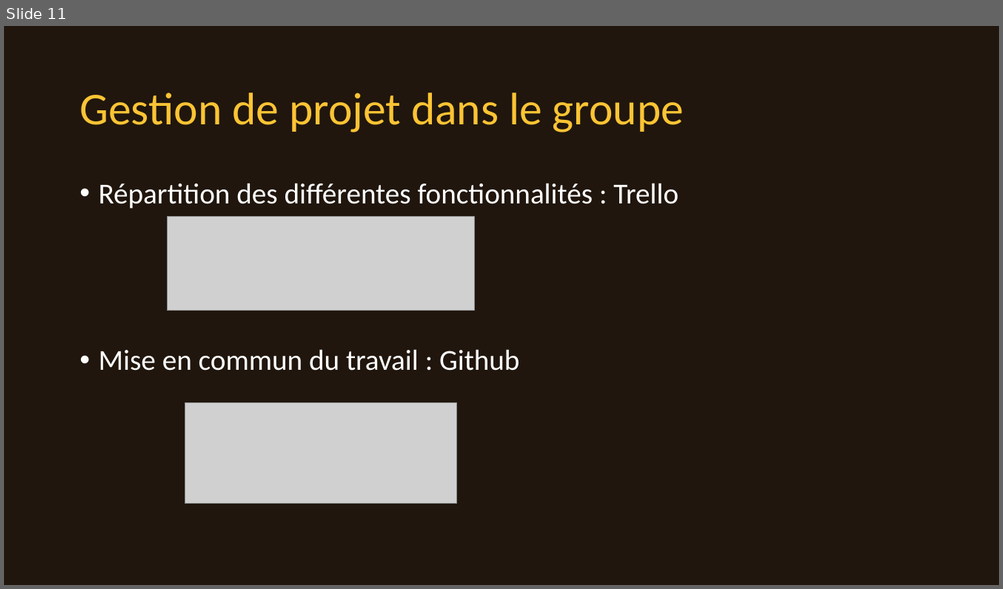
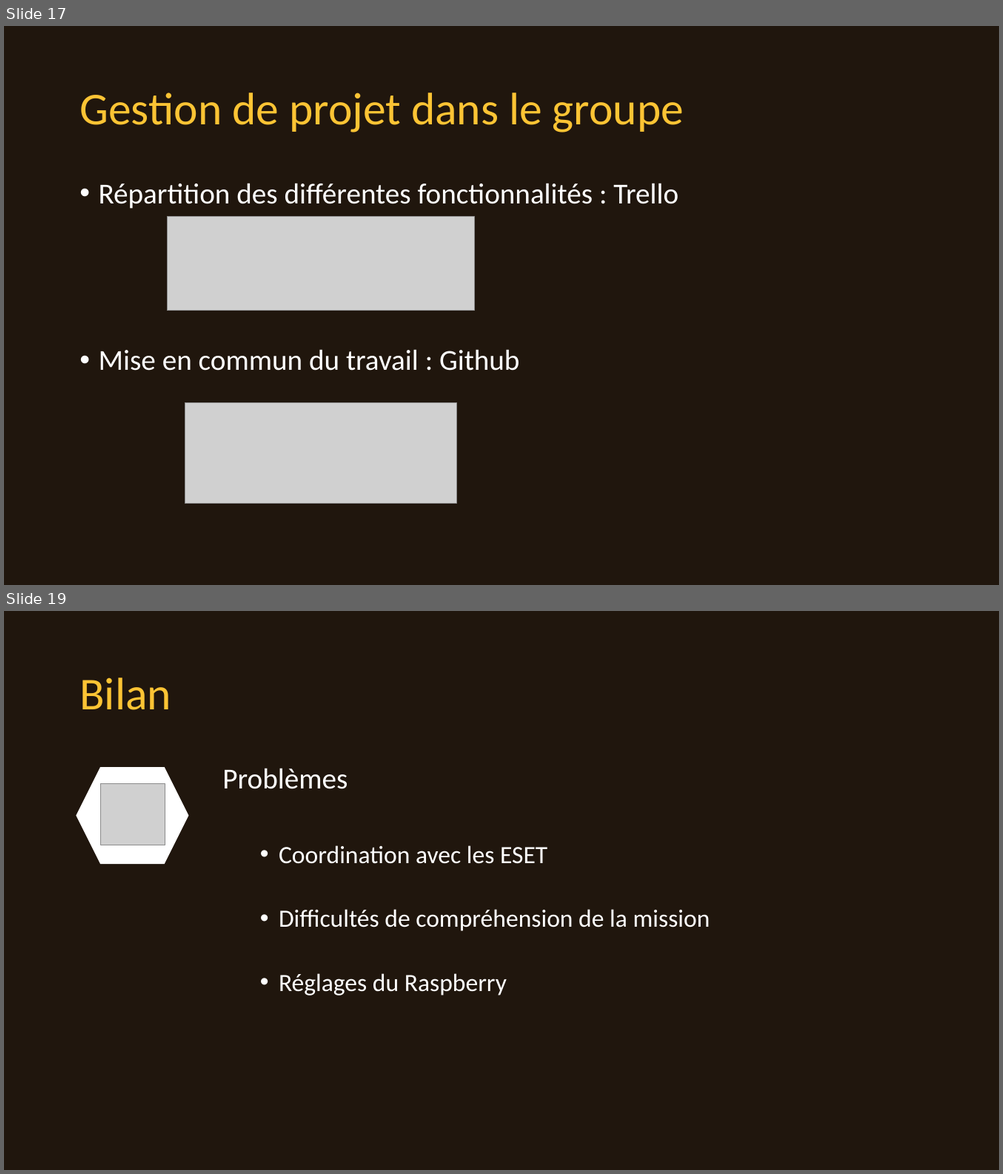
Before and after one commit to gdgaetan/openbee, a slide deck: présentation.pptx. Shown one above the other, each under a label of ours: slide 11 before the commit, slides 17 and 19 after it; the slides between them are not shown. The pictures are 1003x589 and 1003x1174 pixels, drawn with LibreOffice and Linux fonts; fonts in the diff are those of the drawing; grey boxes stand for pictures; background and template pictures are left out. Boxes give left, top, right and bottom in pixels: in the first picture for what was removed or moved away, otherwise in the second. Text is boxed around its words. In the diff, an @@ line names an element or a change of style, - is before the commit and + after.

```diff
--- a/présentation.pptx
+++ b/présentation.pptx
@@ slide 19 added at [4, 611, 999, 1170], background #20160D; not listed: 1 template element that a slide beside it also shows @@
@@ title added at [79, 678, 170, 710], 44 pt, text #FCC434 @@
+Bilan
@@ hexagon added at [77, 767, 189, 864], fill #FFFFFF @@
@@ picture added at [101, 784, 166, 846] @@
@@ text added at [222, 768, 710, 996], 24 pt, text #FFFFFF @@
+Problèmes
+  • Coordination avec les ESET
+  • Difficultés de compréhension de la mission
+  • Réglages du Raspberry
@@ what was slide 11 is now slide 17 @@
```
Also in this commit, not shown: 11 slides changed, 7 other slides added, 1 slide removed, 1 other file.
